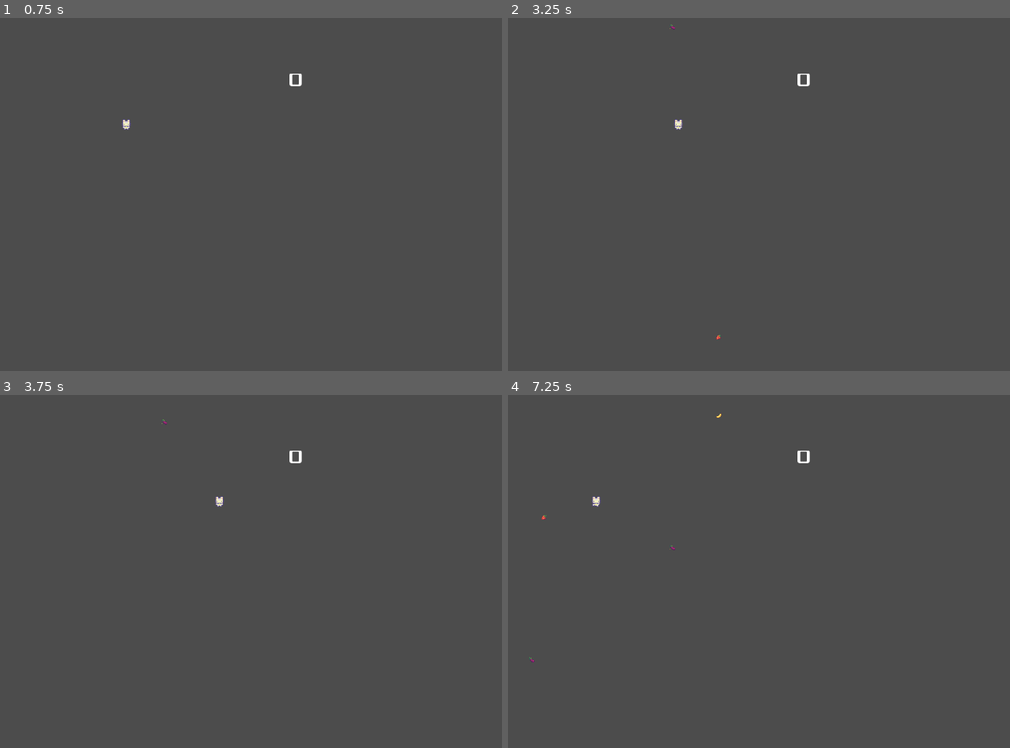
Above: before the commit, frames 1-4 (two rows, left to right).
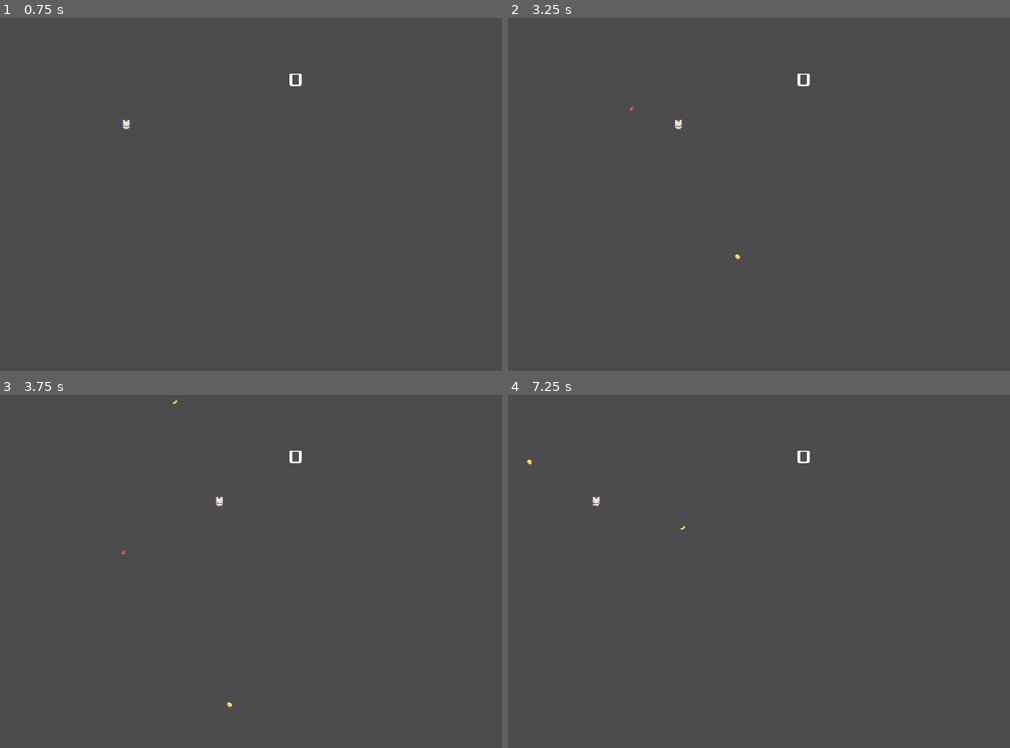
Above: after the commit, the same moments.

Repository: ColinKYuen/BQ-Game-Jam
Game: Godot game, scene res://Scenes/Main.tscn
Two runs of this game, one before a commit and one after it. Both use one fixed random seed, a clock stepped at 60 frames per second and the inputs below.
Inputs:
- Up to frame 1 (0.75 s): click "Start" at 0.5 s
- Up to frame 2 (3.25 s): tap Enter at 1.25 s; hold D (move_right) 1.28-2.03 s; hold Left (move_left) 2.03-2.78 s; hold D (move_right) from 2.78 s (still down)
- Up to frame 3 (3.75 s): keep holding D (move_right)
- Up to frame 4 (7.25 s): tap Space at 4.25, 6.5 s; release D (move_right) at 4.28 s; hold Left (move_left) 4.28-6.53 s; tap Enter at 5.75 s; hold D (move_right) from 6.53 s (still down)

Frame 1 is identical in both runs. In frame 2, less than 0.1% of the frame differs, in the area x 24-47%, y 1-92%; in frame 3, less than 0.1%; in frame 4, less than 0.1%, in the area x 3-43%, y 5-76%.

Commit message:
Fix Spawning

Diff:
--- a/Scripts/Main.gd
+++ b/Scripts/Main.gd
@@ -17,32 +17,28 @@
 var timer = 0
 var score
 
+var is_game_started: bool = false
+
 func new_game():
+	is_game_started = true
 	shapes=[obj_fruit1,obj_fruit2,obj_fruit3,obj_fruit4,obj_fruit5,obj_fruit6,obj_fruit7]
-	rnd.randomize()
-	rng.randomize()
-
 
 func _process(delta):
-
-	pass
-
-	shapes=[obj_fruit1,obj_fruit2,obj_fruit3,obj_fruit4,obj_fruit5,obj_fruit6,obj_fruit7]
-
-	timer += delta
-	if timer > 1:
-		rng.randomize()
-		timer = 0
-
-		spawn(rng.randf_range(64, window_width - 64), rng.randf_range(100, 500))
-
+	if is_game_started:
+		timer += delta
+		if timer > 1:
+			rng.randomize()
+			timer = 0
+			spawn(rng.randf_range(0, window_width), rng.randf_range(100, 500))
 
 func spawn(location: float, speed: float):
-#TODO: fix array index 0 throwing error
+	#TODO: fix array index 0 throwing error
 	shape_index = rnd.randi_range(1,6)
 	var fruit = shapes[shape_index].instance()
+	var fruit_size = fruit.get_node("Hitbox").get_viewport_rect().size.x
+	var spawn_location = min(max(fruit_size, location), (window_width - fruit_size))
 	fruit.velocity = Vector2(0, speed)
-	fruit.position = self.position + Vector2(location, 0)
+	fruit.position = self.position + Vector2(spawn_location, 0)
 	get_parent().add_child(fruit)
 
 func game_over():
